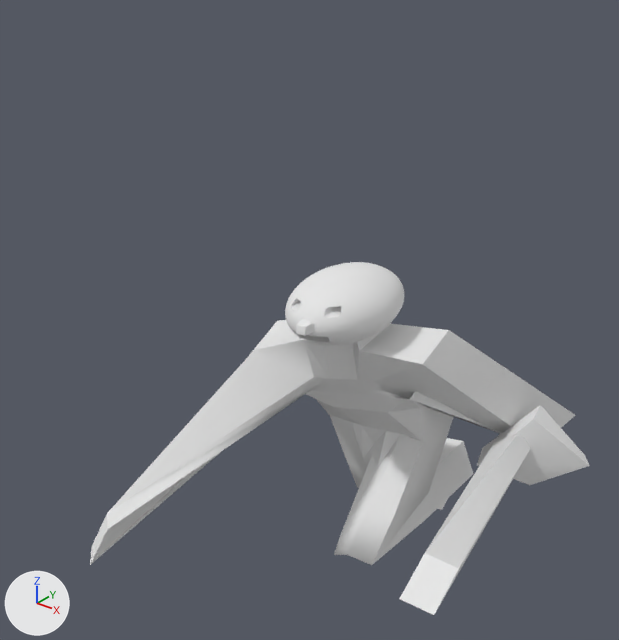
Before and after pictures for a commit that changed the OBJ model Resources/Ldash1/Ldash1.obj.
Rendered twice from a camera (50 mm lens) standing at (2.44, -3.49, 3.99) and looking at (-0.06, -0.36, 2.04). The axes (+X, +Y, +Z) are drawn at lower left. The lights are the same throughout. Where no turn or scale is listed for an object, it has been applied to the vertices.

The first picture shows '立方体.001_立方体.001mesh'.
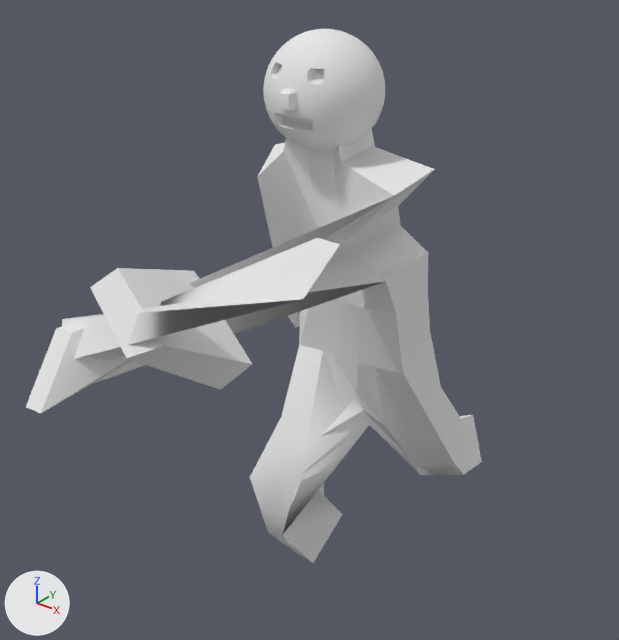
Changed parts and their boxes [x1, y1, x2, y2] in the pictures (619 x 640 px; the box of a moved part takes in the faces that stretch with it):
'立方体.001_立方体.001mesh', reshaped (9% narrower, 51% taller): before [90, 262, 590, 615]; after [26, 29, 482, 563]
part 1 of me_立方体_001_立方体_001mesh, moved or reshaped: before [285, 262, 404, 345]; after [263, 29, 385, 151]
part 2 of me_立方体_001_立方体_001mesh, moved or reshaped: before [90, 320, 590, 615]; after [26, 129, 482, 563]

What changed in the scene script:
```text
Change me_立方体_001_立方体_001mesh:
    used by ob_立方体_001_立方体_001mesh; location = (0.0, 0.0, 0.0)
    remove me_立方体_001_立方体_001mesh.from_pydata(...)  # 8094 vertices, 16172 faces; spans x -0.52..1.41, y -1.74..1.49, z 0.0..2.27
    add me_立方体_001_立方体_001mesh.from_pydata(...)  # 8094 vertices, 16172 faces; spans x -0.72..1.03, y -1.93..1.41, z 0.27..3.48
    me_立方体_001_立方体_001mesh part 1: the loose piece of 7938 vertices spanning x -0.25..0.28, y -0.58..0.24, z 1.91..2.27 is multiplied about its middle by the matrix ((1.058, 0.058, 0.058), (-0.083, 0.731, -0.081), (-0.052, 0.036, 1.506)), then moved by (-0.06, -0.12, 1.11)
    me_立方体_001_立方体_001mesh part 2: 156 of 8094 vertices moved; they spanned x -0.52..1.41, y -1.74..1.49, z 0.0..2.18 and now span x -0.72..1.03, y -1.93..1.41, z 0.27..3.35; mean shift (-0.11, -0.42, 0.72); largest move (0.69, 1.49, 0.87) -> (-0.24, -1.93, 2.21)
```
